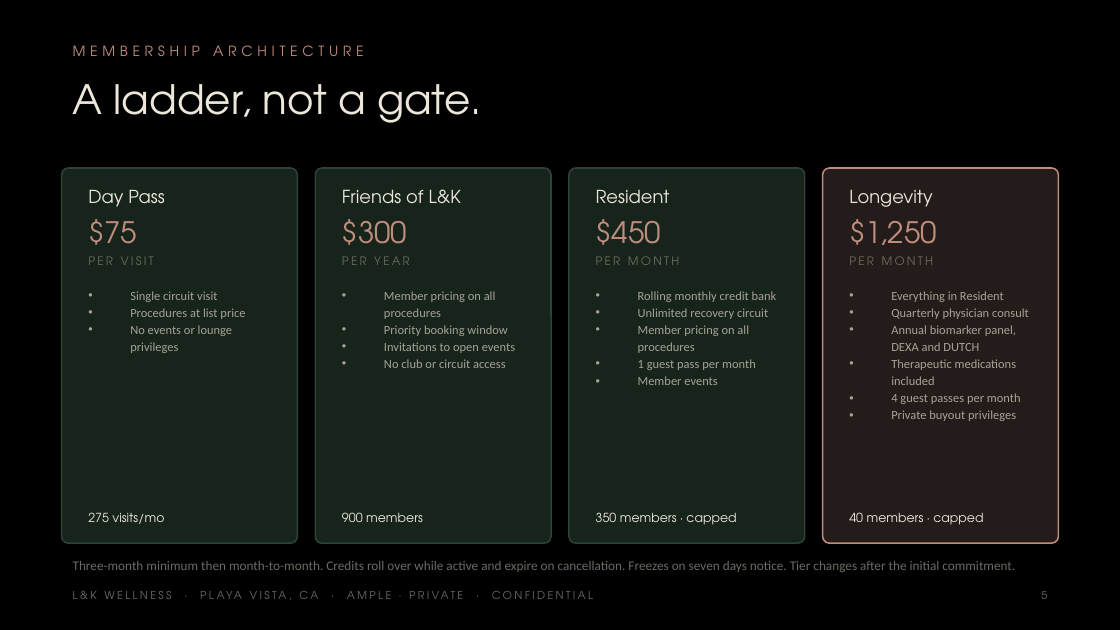
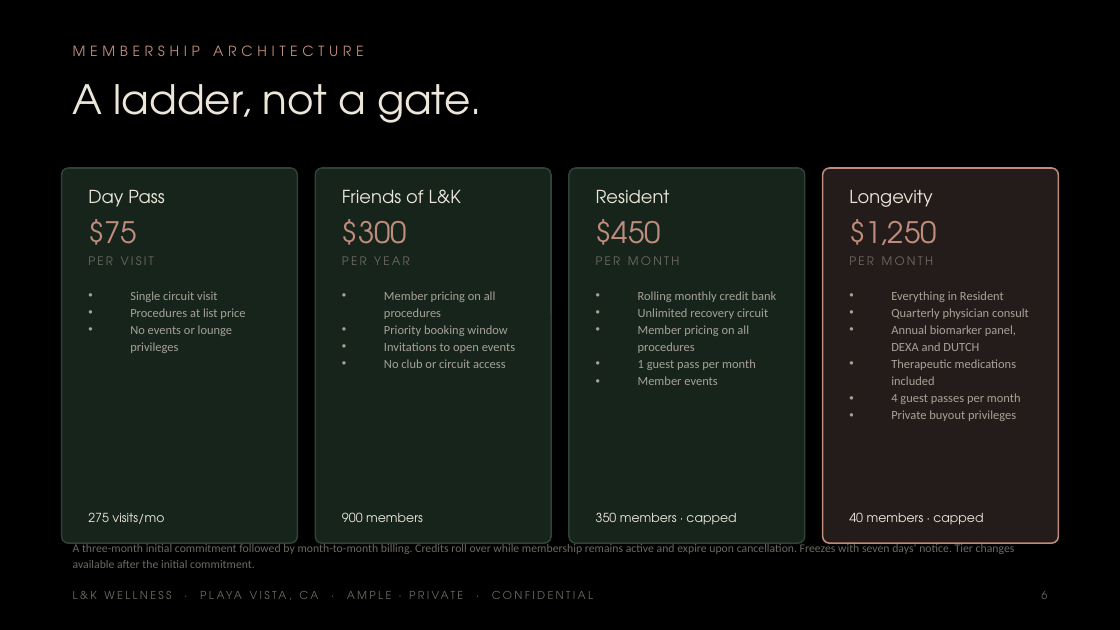
Before and after one commit to apexalpha811/lkwellness, a slide deck: slide 6 of L-K-Wellness-Ample-4.75M-Private.pptx (slide 5 before the commit). Drawn at 1120x630 pixels with LibreOffice and Linux fonts; fonts in the diff are those of the drawing. Boxes give left, top, right and bottom in pixels: in the first picture for what was removed or moved away, otherwise in the second. Text is boxed around its words. In the diff, an @@ line names an element or a change of style, - is before the commit and + after.

```diff
--- a/L-K-Wellness-Ample-4.75M-Private.pptx
+++ b/L-K-Wellness-Ample-4.75M-Private.pptx
@@ text "A three-month initial commitment followed ..." at (73, 542, 1015, 568): vertical alignment middle to top @@
@@ text at (73, 542, 1015, 568): text changed; size 8.5 to 7.5 pt @@
-Three-month minimum then month-to-month. Credits roll over while active and expire on cancellation. Freezes on seven days notice. Tier changes after the initial commitment.
+A three-month initial commitment followed by month-to-month billing. Credits roll over while membership remains active and expire upon cancellation. Freezes with seven days’ notice. Tier changes available after the initial commitment.
```
Also in this commit, not shown: 33 other slides changed, 2 slides added, 4 other files.
